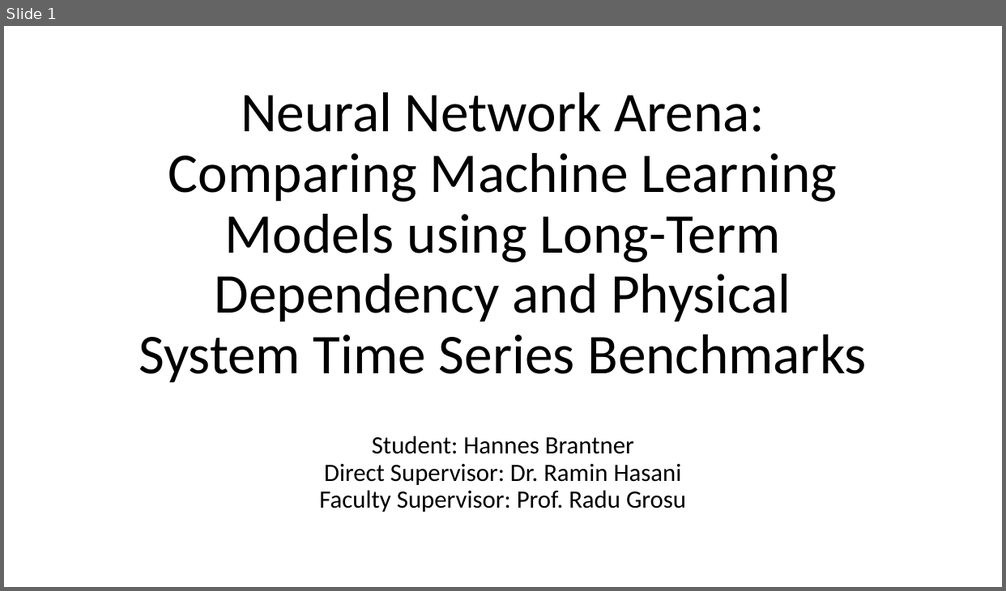
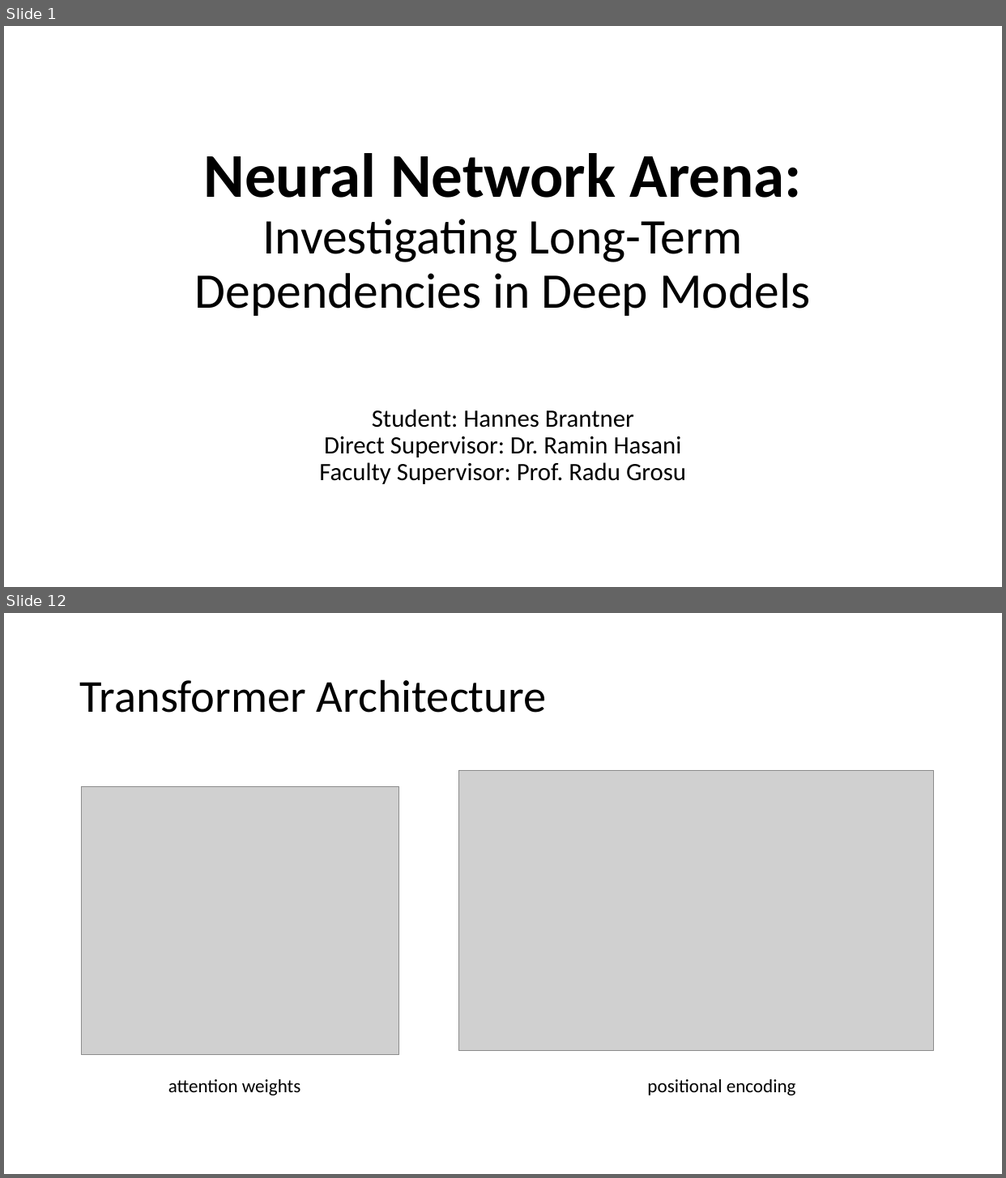
Before and after one commit to Oidlichtnwoada/NeuralNetworkArena, a slide deck: thesis/presentations/thesis_presentation.pptx. Shown one above the other, each under a label of ours: slide 1 before the commit, slides 1 and 12 after it; the slides between them are not shown. The pictures are 1006x591 and 1006x1178 pixels, drawn with LibreOffice and Linux fonts; fonts in the diff are those of the drawing; grey boxes stand for pictures. Boxes give left, top, right and bottom in pixels: in the first picture for what was removed or moved away, otherwise in the second. Text is boxed around its words. In the diff, an @@ line names an element or a change of style, - is before the commit and + after.

```diff
--- a/thesis/presentations/thesis_presentation.pptx
+++ b/thesis/presentations/thesis_presentation.pptx
@@ slide 12 added at [4,613,1002,1174], background #FFFFFF @@
@@ title added at [80,679,547,713], 44 pt, text #000000 @@
+Transformer Architecture
@@ picture added at [459,771,934,1051] @@
@@ picture added at [81,786,398,1054] @@
@@ text added at [168,1080,301,1096], 18 pt, text #000000 @@
+attention weights
@@ text added at [647,1080,796,1096], 18 pt, text #000000 @@
+positional encoding
@@ slide 1 changed as well @@
@@ title at [195,153,810,316]: text changed; size 54 to 48 pt @@
-Neural Network Arena: Comparing Machine Learning Models using Long-Term Dependency and Physical System Time Series Benchmarks
+Neural Network Arena: Investigating Long-Term Dependencies in Deep Models
@@ subtitle "Student: Hannes Brantner Direct Supervisor: ...": place and size @@
-subtitle "Student: Hannes Brantner Direct Supervisor: ..." at [319,436,686,512]
+subtitle "Student: Hannes Brantner Direct Supervisor: ..." at [319,409,686,484]
```
Also in this commit, not shown: 3 other slides changed, 15 other slides added, 35 slides removed, 2 other files.
